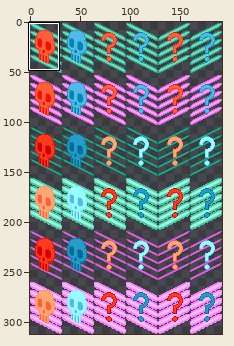
Sprite sheet -- server/assets/objects/doors/gates-00-01.png. Above: a wide view before the commit, with the close-up outlined.
Close-up. Old version:
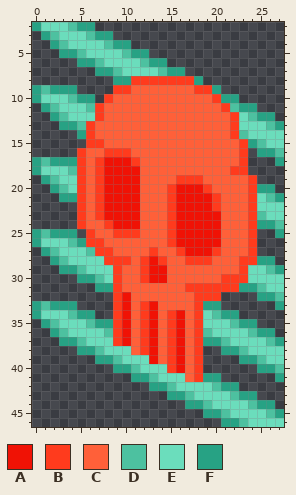
The file is 192x312 pixels. Shown: x 0..27, y 2..46. The commit also changed other parts of the picture, which this record leaves out.
Palette (. is transparent): A #f01205  B #ff3b1d  C #ff6039  D #4dc1a0  E #6bddbc  F #27a284
Pixels before, first column x 0:
 2 FEEEDFF.....................
 3 .FDEEEDFF...................
 4 ..FDEEEEDFF.................
 5 ...FFDEEEEDFF...............
 6 .....FFDEEEEDFF.............
 7 .......FFDEEEEDFF...........
 8 .........FFBBBBBBBF.........
 9 FDFFF....BBCCCCCCCBBF.......
10 FEEEDFF.BCCCCCCCCCCCBFF.....
11 .FDEEEDBCCCCCCCCCCCCCBDFF...
12 ..FDEEEBCCCCCCCCCCCCCCBEDFF.
13 ...FFDBCCCCCCCCCCCCCCCBEEEDF
14 .....FBCCCCCCCCCCCCCCCBDEEEE
15 ......BBCCCCCCCCCCCCCCCBFDEE
16 .....BCCBBBCCCCCCCCCCCCB.FFD
17 FDFFFBCBAAABCCCCCCCCCCCB...F
18 FEEEDBCBAAAACCCCCCCCCCBB....
19 .FDEEBCBAAAACCCCBBBCCCCCB...
20 ..FDEBCBAAAACCCBAAABCCCCBFF.
21 ...FFBCBAAAACCCBAAAABCCCBEDF
22 .....BCBAAAACCCBAAAABCCCBEEE
23 .....BCBAAAACCCBAAAAACCCBDEE
24 .....BCCBAAACCCBAAAAACCCBFFD
25 FDFFF.BCCBBBCCCBAAAAACCCB..F
26 FEEEDFBBCCCCCCCBAAAAACCCB...
27 .FDEEEDBBCCCCBCCBAAABCCCB...
28 ..FDEEEEBBBCBABCCBBBCCCBBFF.
29 ...FFDEEEBCCBAACCCCCCCCBEEDF
30 .....FFDEBCCBAACCCCCCBBBEEEE
31 .......FFBCCCCCCCBBBBBBFFDEE
32 .........BACCCCCCCBBB....FFD
33 FDFFF....BACBACCCCBFF......F
34 FEEEDFF..BACBACBACBEDFF.....
35 .FDEEEDFFBACBACBACBEEEDFF...
36 ..FDEEEEDBACBACBACBDEEEEDFF.
37 ...FFDEEEBACBACBACBFFDEEEEDF
38 .....FFDEEECBACBACB..FFDEEEE
39 .......FFDEEEACBACB....FFDEE
40 .........FFDEEEBACB......FFD
41 ...........FFDEEECBFF......F
42 .............FFDEEEEDFF.....
43 ...............FFDEEEEDFF...
44 .................FFDEEEEDFF.
45 ...................FFDEEEEDF
46 .....................FFDEEEE
Now the later version:
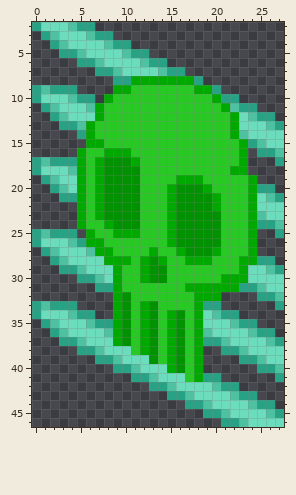
Changes in this commit:
Colour A changes from #f01205 to #009200.
Colour B changes from #ff3b1d to #00a900.
Colour C changes from #ff6039 to #28c825.
